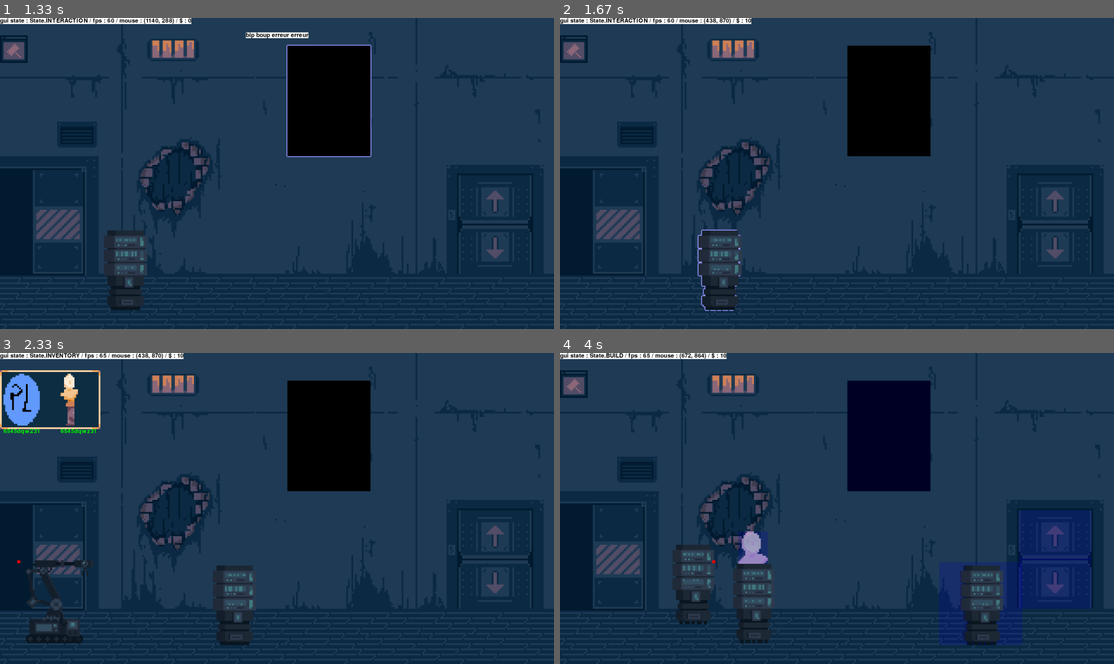
Above: before the commit, frames 1-4 (two rows, left to right).
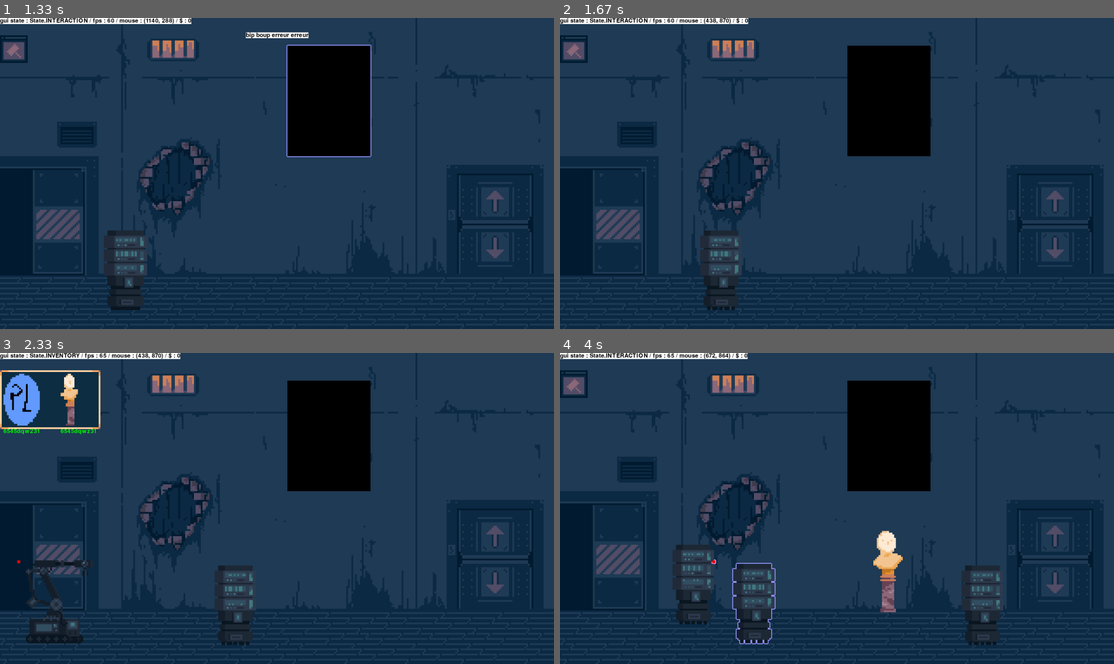
Above: after the commit, the same moments.

Repository: PouchyCorp/TrophNSI
Game: pygame game, started from sources/main.py
The game is run twice, just before and just after one commit, with the same random seed, the same clock (stepped at 60 frames per second) and the same inputs.
Inputs (mouse positions are in pixels of both pictures, inside the frame that each line leads up to):
- Up to frame 1 (1.33 s): click (326, 101) at 0.38 s; tap B at 0.67 s; tap N at 1 s
- Up to frame 2 (1.67 s): click (687, 266) at 1.38 s
- Up to frame 3 (2.33 s): hold Up 1.67-2.13 s; tap Space at 1.73, 2.03, 2.23 s; tap  at 1.82 s; hold Down from 2.17 s (still down); tap B at 2.32 s
- Up to frame 4 (4 s): release Down at 2.47 s; click (632, 399) at 2.55 s; click (886, 436) at 2.88 s; hold Up 3.17-3.53 s; tap Space at 3.23, 3.63 s; tap B at 3.32 s; hold Down 3.57-3.93 s

Frame 1 is identical in both runs. In frame 2, 0.2% of the frame differs, in the area x 24-35%, y 0-95%; in frame 3, less than 0.1%; in frame 4, 11%, in the area x 8-96%, y 0-94%.

Commit message:
marche vaguement

Diff:
--- a/sources/main.py
+++ b/sources/main.py
@@ -198,8 +198,16 @@
                                         placeable.interaction(TIMER)
 
                                     case subplaceable.BotPlaceable:
-                                        hivemind.free_last_bot(current_room)
-                                        moulaga += money_per_robot
+                                        if placeable.name == 'bot_placeable':
+                                            hivemind.free_last_bot(current_room)
+                                            moulaga += money_per_robot
+                                        elif placeable.name == 'react_placeable':
+                                            #lance le dialogue
+
+                                            hivemind.react_bot_pointer.remove_placeable(ROOMS)
+                                            #clear react_bot_pointer
+                                            hivemind.react_bot_pointer = None
+                                            print('uwu')
                                     case _:
                                         popups.append(
                                             Popup('bip boup erreur erreur'))
--- a/sources/objects/bot.py
+++ b/sources/objects/bot.py
@@ -52,16 +52,18 @@
         for bot in [bot for bot in self.inline_bots if type(bot) is Bot]:
             bot.logic(rooms, TIMER, self)
 
-        if not self.react_bot_pointer and self.liberated_bots:
-            self.react_bot_pointer = choice(self.liberated_bots)
-
         new_liberated_bots = self.liberated_bots.copy()
         for bot in self.liberated_bots:
             bot.logic(rooms, TIMER, self)
             #if bot not leaving and on exit, don't remove it
             if bot.is_leaving and bot.coord.bot_movement_compare(bot.exit_coords):
                 new_liberated_bots.remove(bot)
+                if bot is self.react_bot_pointer:
+                    self.react_bot_pointer = None
         self.liberated_bots = new_liberated_bots
+
+        if not self.react_bot_pointer and self.liberated_bots:
+            self.react_bot_pointer = choice(self.liberated_bots)
 
 
     def order_inline_bots(self):
@@ -192,7 +194,7 @@
                         self.state = BotStates.IDLE
                     else:
                         self.state = BotStates.WATCH
-                        TIMER.create_timer(5, self.set_attribute, False, arguments=('state', BotStates.IDLE))
+                        TIMER.create_timer(1, self.set_attribute, False, arguments=('state', BotStates.IDLE))
 
                 self.move_to_target_coord()
                 self.surf = self.anim_idle.get_frame()
@@ -207,30 +209,26 @@
 
     def react_logic(self, rooms, hivemind : Hivemind):
         if self is hivemind.react_bot_pointer and not self.is_leaving:
-                if self.is_leaving:
-                    self.remove_placeable(rooms)
-                    return
-
                 if not self.placeable:
                     self.add_placeable(rooms)
                 else:
                     self.update_placeable(rooms)
+        elif self is hivemind.react_bot_pointer:
+            self.remove_placeable(rooms)
 
     def update_placeable(self, rooms : list[Room]):
         self.placeable.rect.topleft = self.coord.xy
         self.placeable.surf = self.surf
 
         if self.placeable.coord.room_num != self.coord.room_num:
-            rooms[self.placeable.coord.room_num].placed.remove(self.placeable)
+            self.remove_placeable(rooms)
             self.placeable.coord.room_num = self.coord.room_num
-            if self.placeable not in rooms[self.coord.room_num].placed:
-                rooms[self.coord.room_num].placed.append(self.placeable)
+            self.add_placeable(rooms)
 
     def add_placeable(self, rooms : list[Room]):
         self.placeable = subplaceable.BotPlaceable('react_placeable', self.coord.copy(), self.surf)
         if self.placeable not in rooms[self.coord.room_num].placed:
             rooms[self.coord.room_num].placed.append(self.placeable)
-
 
     def remove_placeable(self, rooms : list[Room]):
         if self.placeable in rooms[self.placeable.coord.room_num].placed:
